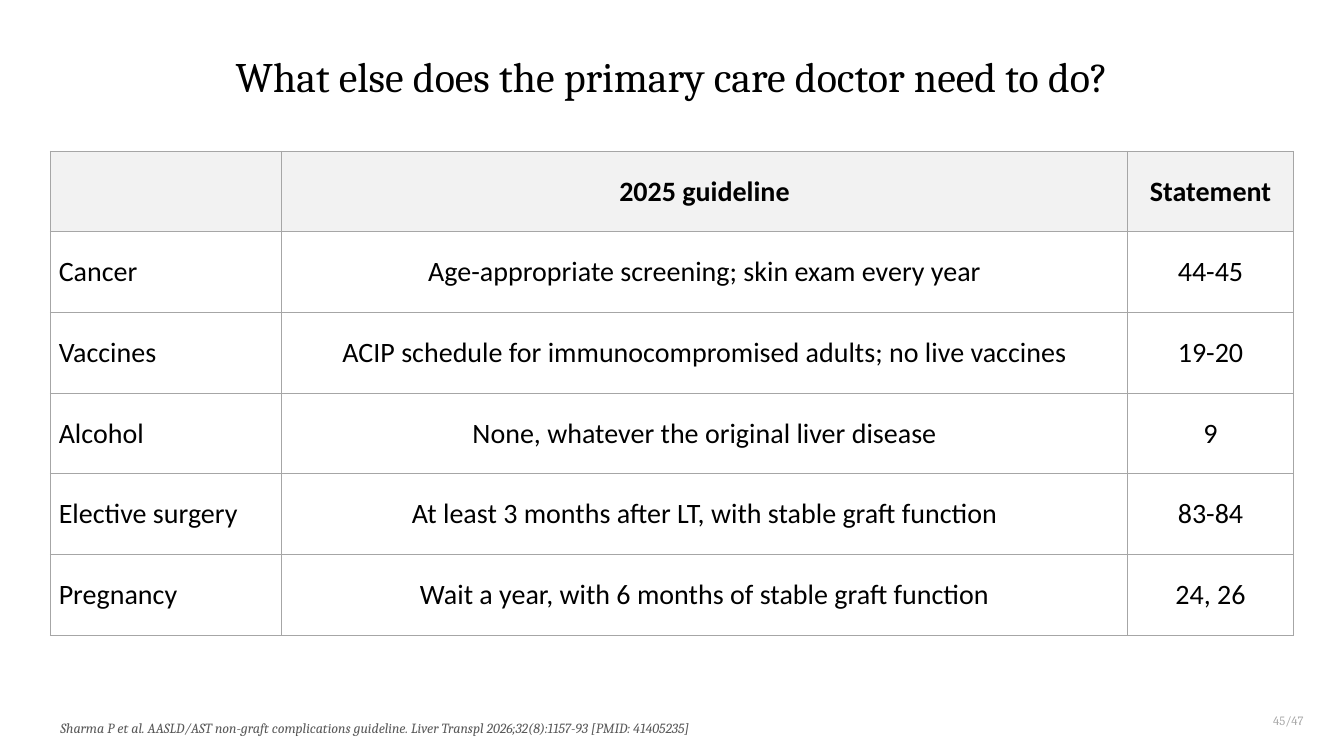
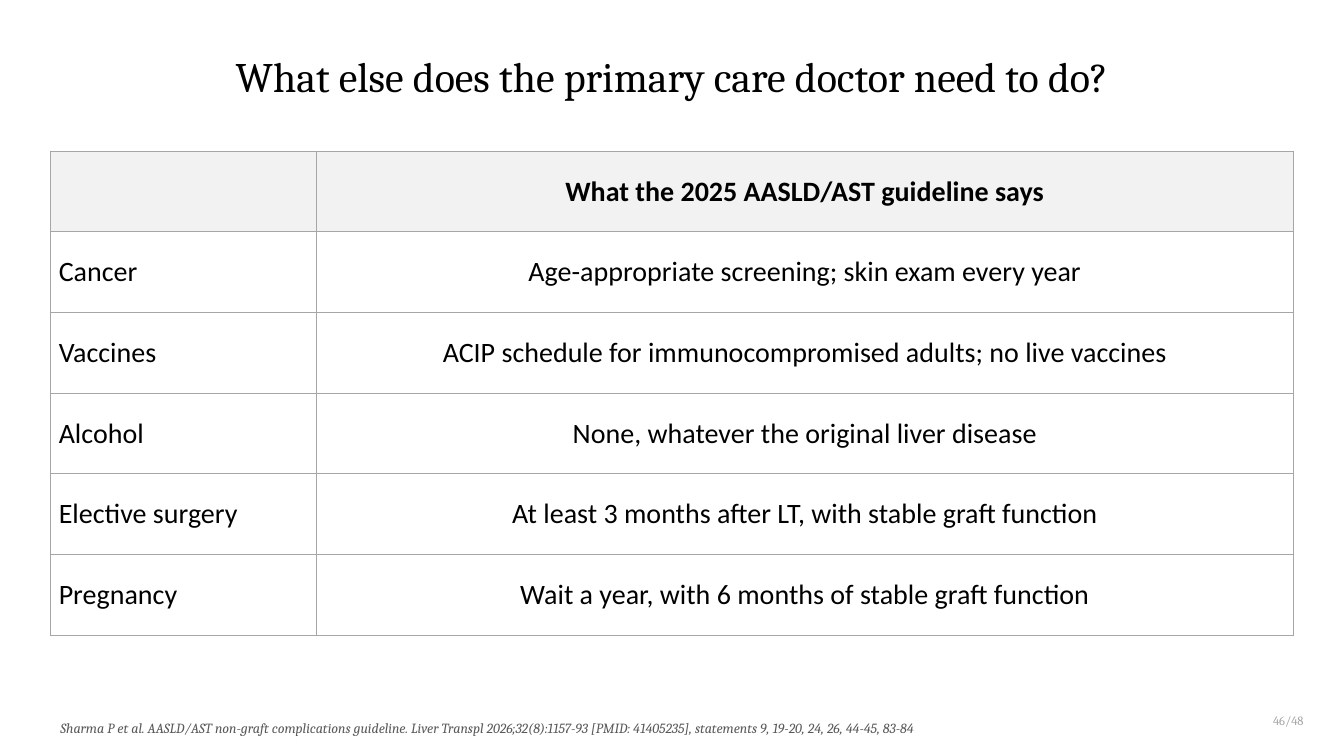
Before and after one commit to qaddodi/mohammad-almeqdadi-lectures, a slide deck: slide 49 of lectures/liver-transplant-grand-rounds-mmc-2026/Liver Transplantation When to Refer and Whats New.pptx (slide 47 before the commit). Drawn at 1344x756 pixels with LibreOffice and Linux fonts; fonts in the diff are those of the drawing. Boxes give left, top, right and bottom in pixels: in the first picture for what was removed or moved away, otherwise in the second. Text is boxed around its words. In the diff, an @@ line names an element or a change of style, - is before the commit and + after.

```diff
--- a/lectures/liver-transplant-grand-rounds-mmc-2026/Liver Transplantation When to Refer and Whats New.pptx
+++ b/lectures/liver-transplant-grand-rounds-mmc-2026/Liver Transplantation When to Refer and Whats New.pptx
@@ table at (50, 151, 1294, 613) @@
-column 2: 2025 guideline | Age-appropriate screening; skin exam every year | ACIP schedule for immunocompromised adults; no live vaccines | None, whatever the original liver disease | At least 3 months after LT, with stable graft function | Wait a year, with 6 months of stable graft function
-column 3: Statement | 44-45 | 19-20 | 9 | 83-84 | 24, 26
+column 2: What the 2025 AASLD/AST guideline says | Age-appropriate screening; skin exam every year | ACIP schedule for immunocompromised adults; no live vaccines | None, whatever the original liver disease | At least 3 months after LT, with stable graft function | Wait a year, with 6 months of stable graft function
@@ text at (1273, 716, 1304, 726): text changed @@
-45/47
+46/48
@@ text at (60, 723, 914, 736): text changed @@
-Sharma P et al. AASLD/AST non-graft complications guideline. Liver Transpl 2026;32(8):1157-93 [PMID: 41405235]
+Sharma P et al. AASLD/AST non-graft complications guideline. Liver Transpl 2026;32(8):1157-93 [PMID: 41405235], statements 9, 19-20, 24, 26, 44-45, 83-84
```
Also in this commit, not shown: 46 other slides changed, 3 slides added, 1 slide removed, 4 other files.
